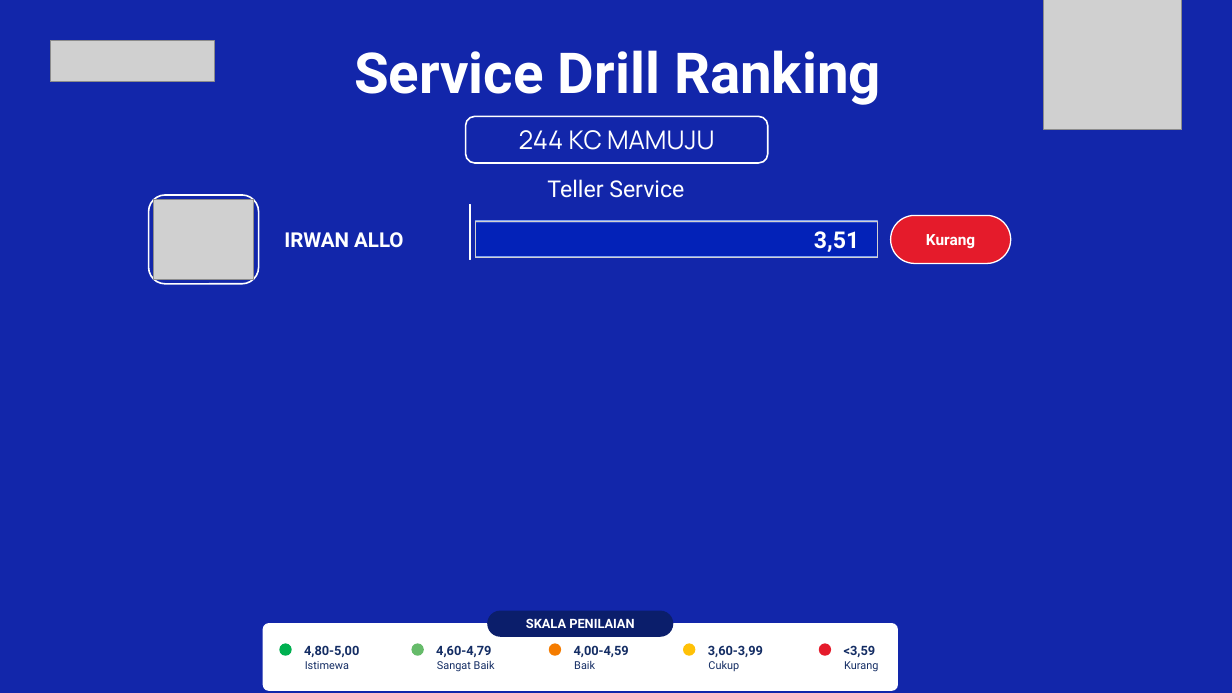
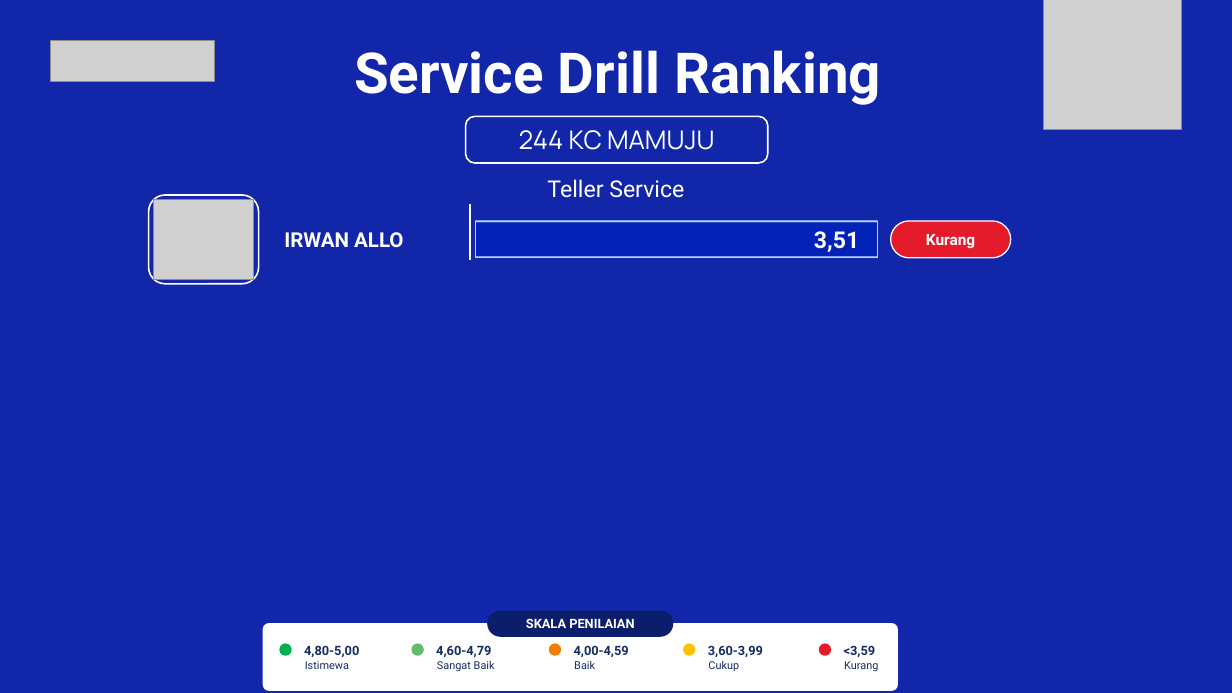
Before and after one commit to hengkiyudijanto/btn-sip, a slide deck: slide 2 of ranking-nyata.pptx. Drawn at 1232x693 pixels with LibreOffice and Linux fonts; fonts in the diff are those of the drawing; grey boxes stand for pictures; background and template pictures are left out. Boxes give left, top, right and bottom in pixels: in the first picture for what was removed or moved away, otherwise in the second. Text is boxed around its words. In the diff, an @@ line names an element or a change of style, - is before the commit and + after.

```diff
--- a/ranking-nyata.pptx
+++ b/ranking-nyata.pptx
@@ rounded rectangle: place and size @@
-rounded rectangle at box(891, 215, 1011, 263)
+rounded rectangle at box(891, 221, 1011, 258)
@@ rounded rectangle at box(891, 221, 1011, 258): proportions changed @@
```
Also in this commit, not shown: 6 other files.
